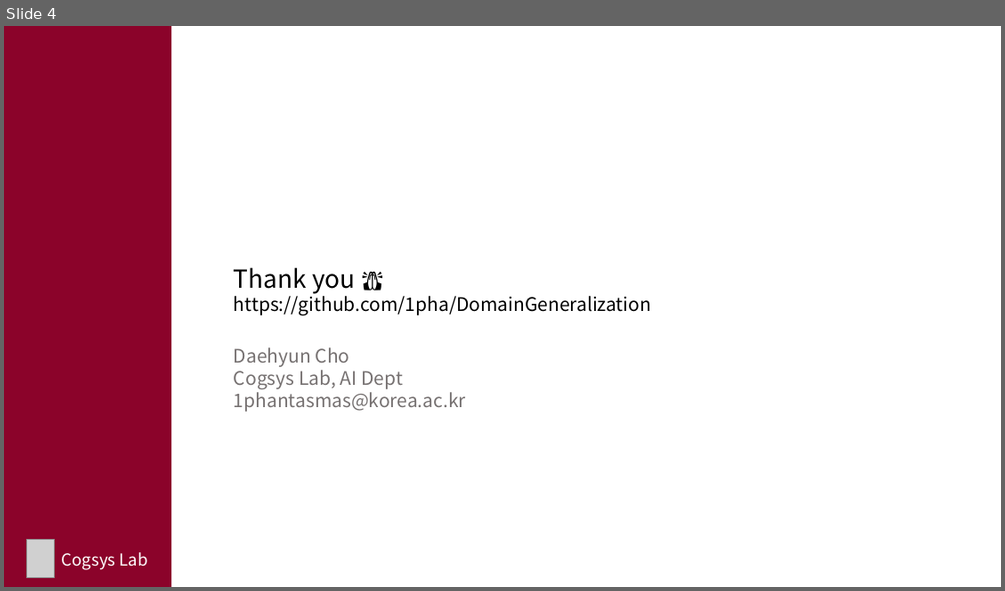
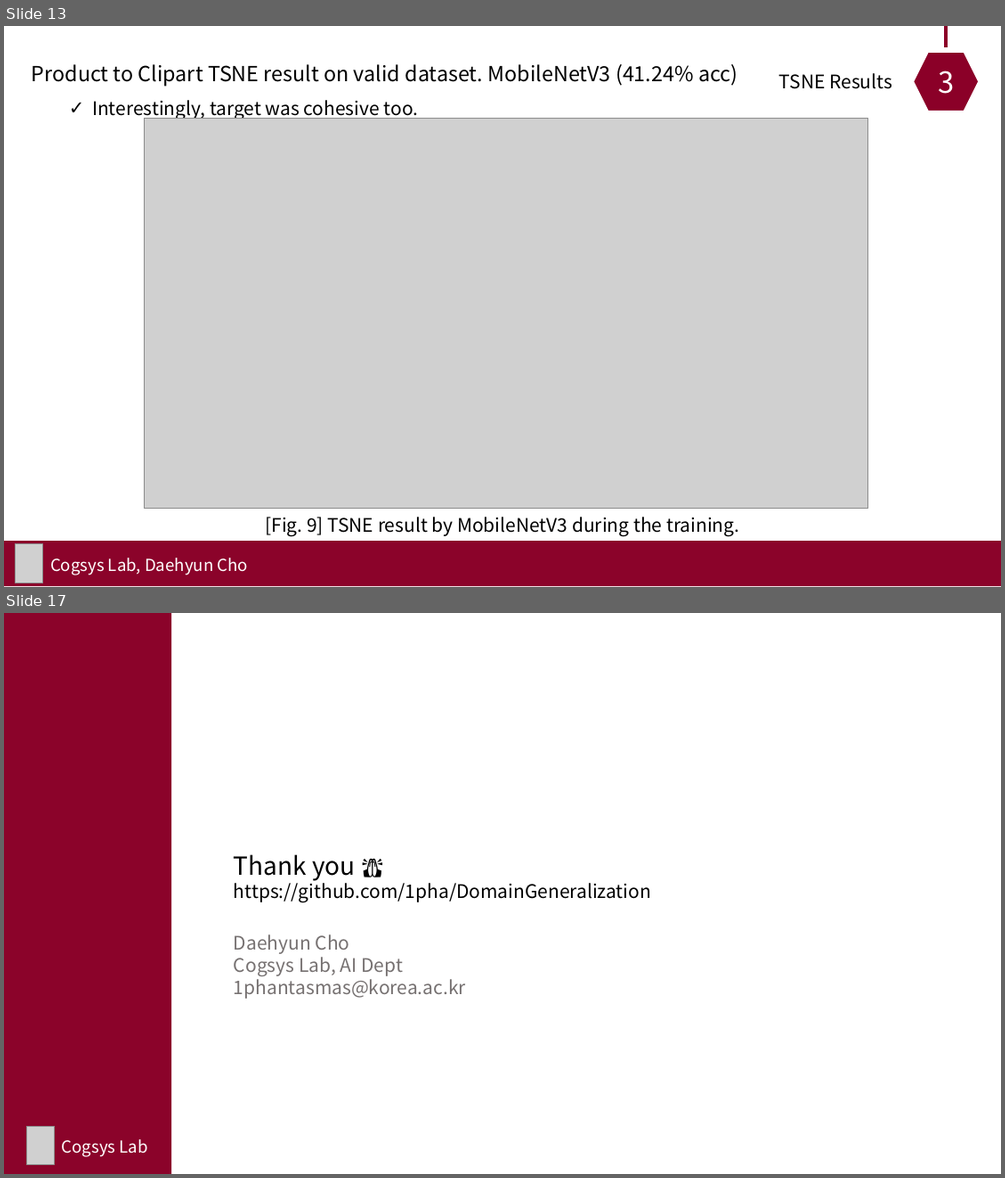
Before and after one commit to 1pha/DomainGeneralization, a slide deck: assets/Project2 Result.pptx. Shown one above the other, each under a label of ours: slide 4 before the commit, slides 13 and 17 after it; the slides between them are not shown. The pictures are 1005x591 and 1005x1178 pixels, drawn with LibreOffice and Linux fonts; fonts in the diff are those of the drawing; grey boxes stand for pictures. Boxes give left, top, right and bottom in pixels: in the first picture for what was removed or moved away, otherwise in the second. Text is boxed around its words. In the diff, an @@ line names an element or a change of style, - is before the commit and + after.

Commit message:
[Adapt] final results

```diff
--- a/assets/Project2 Result.pptx
+++ b/assets/Project2 Result.pptx
@@ slide 13 added at (x1=4, y1=26, x2=1001, y2=587), background #FFFFFF @@
@@ hexagon added at (x1=908, y1=47, x2=984, y2=117), fill #8B0028, outline #FFFFFF 10 pt, 28 pt, text #FFFFFF @@
+3
@@ line added from (947, 26) to (947, 47), #8B0028 3 pt @@
@@ text added at (x1=32, y1=64, x2=737, y2=119), 20 pt, text #000000 @@
+Product to Clipart TSNE result on valid dataset. MobileNetV3 (41.24% acc)
+  ✓ Interestingly, target was cohesive too.
@@ text added at (x1=779, y1=73, x2=892, y2=89), 18 pt, text #000000 @@
+TSNE Results
@@ picture added at (x1=145, y1=119, x2=867, y2=509) @@
@@ text added at (x1=265, y1=516, x2=739, y2=536), 18 pt, text #000000 @@
+[Fig. 9] TSNE result by MobileNetV3 during the training.
@@ rectangle added at (x1=4, y1=540, x2=1001, y2=586), fill #8B032A @@
@@ picture added at (x1=16, y1=544, x2=43, y2=583) @@
@@ text added at (x1=50, y1=557, x2=248, y2=575), 16 pt, text #FFFFFF @@
+Cogsys Lab, Daehyun Cho
@@ what was slide 4 is now slide 17 @@
```
Also in this commit, not shown: 3 slides changed, 12 other slides added, 1 slide removed, 9 other files.
